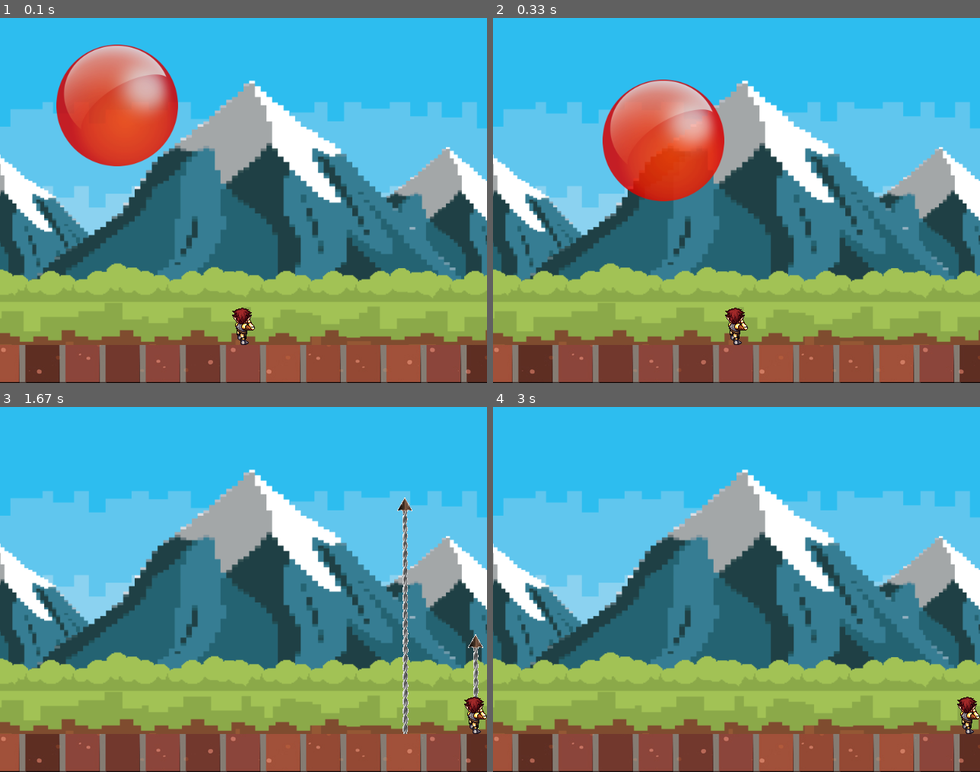
Above: before the commit, frames 1-4 (two rows, left to right).
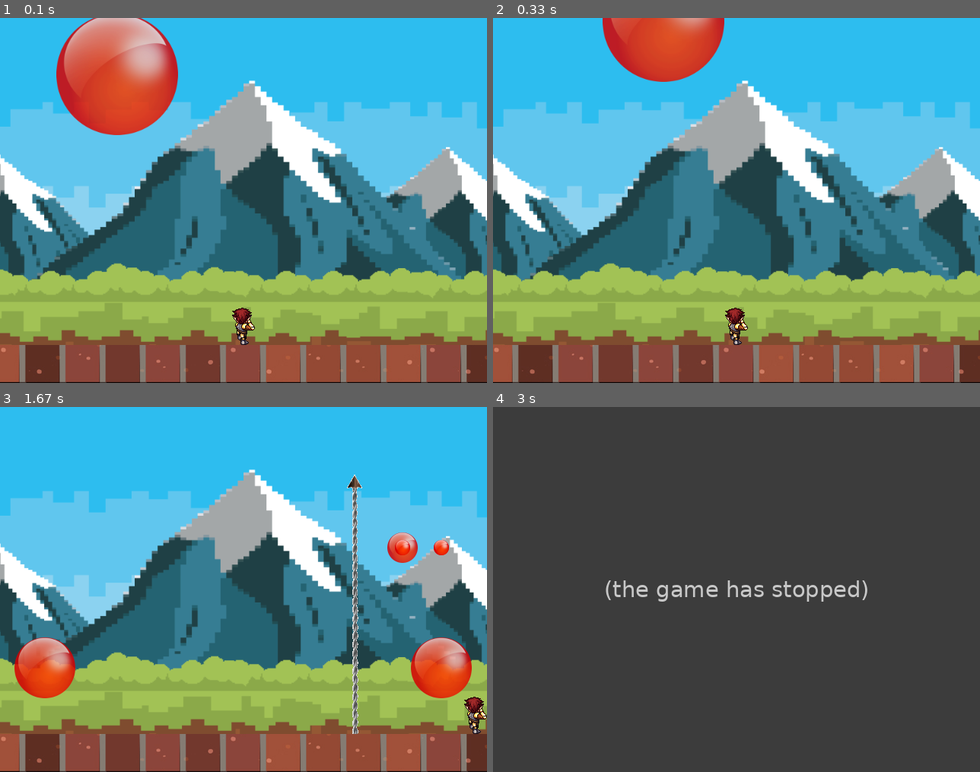
Above: after the commit, the same moments.

Repository: EscFrog/inflearn_python_pygame
Game: pygame game, started from pang_single_ver/game.py
Two runs of this game, one before a commit and one after it. Both use one fixed random seed, a clock stepped at 60 frames per second and the inputs below.
Inputs:
- Up to frame 1 (0.1 s): no input
- Up to frame 2 (0.33 s): no input
- Up to frame 3 (1.67 s): tap Space at 0.33, 0.73, 1.03, 1.23, 1.53 s; hold Right 0.67-1.13 s; hold Right 1.17-1.63 s
- Up to frame 4 (3 s): no input

The runs differ from the first frame. In frame 1, 7.2% of the frame differs, in the area x 11-37%, y 0-41%; in frame 2, 10%; in frame 3, 5.4%; in frame 4, 100%, in the area x 0-100%, y 0-100%.
After the commit the program exited at 2.5 s; later frames show no game.

Commit message:
볼 쪼개기 작업

Diff:
--- a/pang_single_ver/game.py
+++ b/pang_single_ver/game.py
@@ -81,7 +81,7 @@
   "pos_y": 50,
   "img_idx": 0,
   "to_x": 0.3,
-  "to_y": -0.3,
+  "to_y": -0.8,
   "init_spd_y": ball_speed_y[0]
 })
 
@@ -185,6 +185,40 @@
       if weapon_rect.colliderect(ball_rect):
         weapon_to_remove = weapon_idx # 해당 무기 없애기 위한 값 설정
         ball_to_remove = ball_idx # 해당 공 없애기 위한 값 설정
+
+        # 가장 작은 크기의 공이 아니라면 다음 단계의 공으로 나눠주기
+        if ball_img_idx < 3:
+          # 현재 공 크기 정보를 가지고 옴
+          ball_width = ball_rect.width
+          ball_height = ball_rect.height
+
+          # 나눠진 공 정보
+          small_ball_rect = ball_images[ball_img_idx + 1].get_rect()
+          small_ball_width = small_ball_rect.width
+          small_ball_height = small_ball_rect.height
+
+          # 왼쪽으로 튕겨 나가는 공
+          balls.append({
+            "pos_x": ball_pos_x + (ball_width / 2) - (small_ball_width / 2),
+            "pos_y": ball_pos_y + (ball_height / 2) - (small_ball_height / 2),
+            "img_idx": ball_img_idx + 1,
+            "to_x": -0.3,
+            "to_y": -0.8,
+            "init_spd_y": ball_speed_y[ball_img_idx + 1]
+            }
+          )
+
+          # 오른쪽으로 튕겨 나가는 공
+          balls.append({
+            "pos_x": ball_pos_x + (ball_width / 2) - (small_ball_width / 2),
+            "pos_y": ball_pos_y + (ball_height / 2) - (small_ball_height / 2),
+            "img_idx": ball_img_idx + 1,
+            "to_x": 0.3,
+            "to_y": -0.8,
+            "init_spd_y": ball_speed_y[ball_img_idx + 1]
+            }
+          )
+
         break
 
   # 충돌된 공 or 무기 없애기
